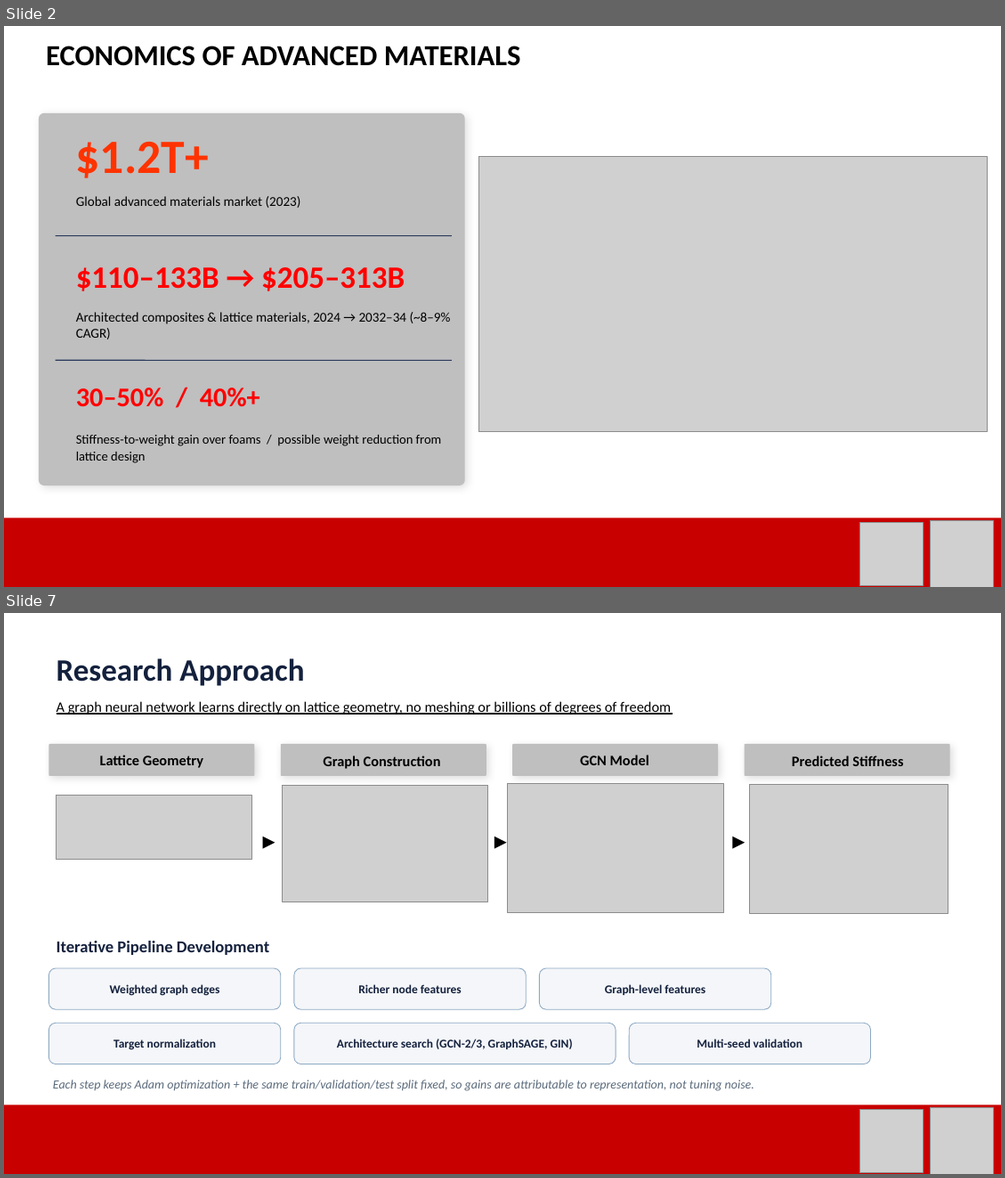
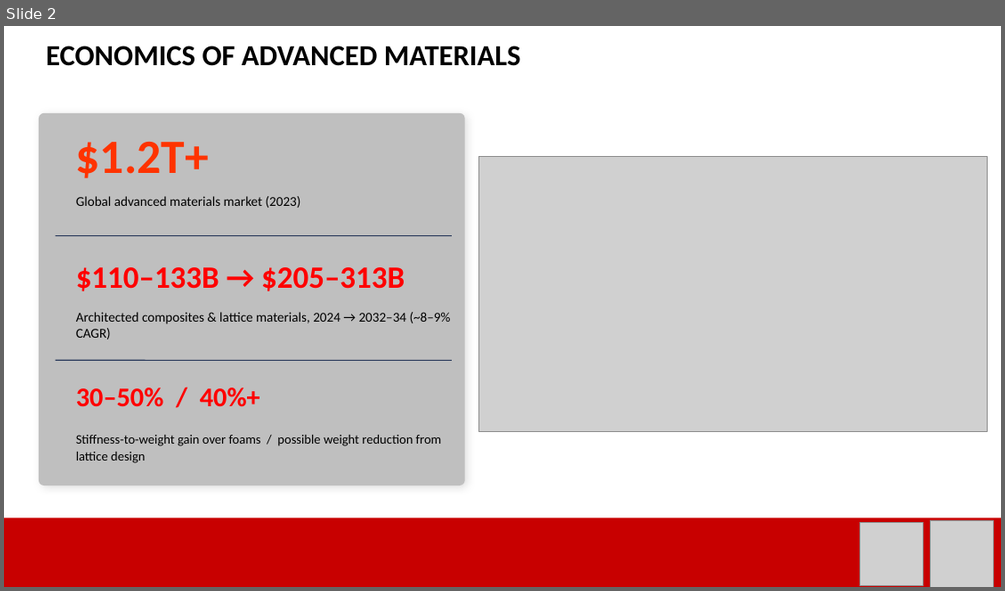
Before and after one commit to aadams2006/NSF-REU-Summer-26, a slide deck: docs/reference_materials/powerpoints/alex adams pres - Copy.pptx. Shown one above the other, each under a label of ours: slides 2 and 7 before the commit, slide 2 after it; the slides between them are not shown. The pictures are 1005x1178 and 1005x591 pixels, drawn with LibreOffice and Linux fonts; fonts in the diff are those of the drawing; grey boxes stand for pictures; background and template pictures are left out. Boxes give left, top, right and bottom in pixels: in the first picture for what was removed or moved away, otherwise in the second. Text is boxed around its words. In the diff, an @@ line names an element or a change of style, - is before the commit and + after.

```diff
--- a/docs/reference_materials/powerpoints/alex adams pres - Copy.pptx
+++ b/docs/reference_materials/powerpoints/alex adams pres - Copy.pptx
@@ slide 7 removed at (x1=4, y1=613, x2=1001, y2=1174), background #FFFFFF; not listed: 1 template element that a slide beside it also shows @@
@@ text removed at (x1=57, y1=658, x2=304, y2=686) @@
-Research Approach
@@ text removed at (x1=57, y1=701, x2=671, y2=714) @@
-A graph neural network learns directly on lattice geometry, no meshing or billions of degrees of freedom
@@ rounded rectangle removed at (x1=48, y1=744, x2=254, y2=776) @@
@@ rectangle removed at (x1=57, y1=745, x2=247, y2=774) @@
-Lattice Geometry
@@ rounded rectangle removed at (x1=281, y1=744, x2=486, y2=776) @@
@@ rounded rectangle removed at (x1=512, y1=744, x2=718, y2=776) @@
@@ rectangle removed at (x1=519, y1=746, x2=710, y2=775) @@
-GCN Model
@@ rounded rectangle removed at (x1=744, y1=744, x2=950, y2=776) @@
@@ rectangle removed at (x1=287, y1=747, x2=477, y2=776) @@
-Graph Construction
@@ rectangle removed at (x1=752, y1=747, x2=943, y2=776) @@
-Predicted Stiffness
@@ picture removed at (x1=57, y1=795, x2=251, y2=859) @@
@@ picture removed at (x1=283, y1=786, x2=488, y2=901) @@
@@ picture removed at (x1=507, y1=784, x2=724, y2=912) @@
@@ picture removed at (x1=750, y1=784, x2=948, y2=915) @@
@@ text removed at (x1=255, y1=823, x2=278, y2=856) @@
-▸
@@ text removed at (x1=487, y1=823, x2=510, y2=856) @@
-▸
@@ text removed at (x1=726, y1=823, x2=749, y2=856) @@
-▸
@@ text removed at (x1=57, y1=941, x2=269, y2=955) @@
-Iterative Pipeline Development
@@ rounded rectangle removed at (x1=48, y1=968, x2=281, y2=1009) @@
@@ text removed at (x1=110, y1=984, x2=219, y2=996) @@
-Weighted graph edges
@@ rounded rectangle removed at (x1=294, y1=968, x2=526, y2=1009) @@
@@ text removed at (x1=358, y1=984, x2=461, y2=993) @@
-Richer node features
@@ rounded rectangle removed at (x1=540, y1=968, x2=771, y2=1009) @@
@@ text removed at (x1=605, y1=984, x2=705, y2=995) @@
-Graph-level features
@@ rounded rectangle removed at (x1=48, y1=1022, x2=281, y2=1064) @@
@@ text removed at (x1=113, y1=1038, x2=216, y2=1050) @@
-Target normalization
@@ rounded rectangle removed at (x1=294, y1=1022, x2=615, y2=1064) @@
@@ text removed at (x1=337, y1=1038, x2=573, y2=1049) @@
-Architecture search (GCN-2/3, GraphSAGE, GIN)
@@ rounded rectangle removed at (x1=629, y1=1022, x2=871, y2=1064) @@
@@ text removed at (x1=696, y1=1038, x2=802, y2=1047) @@
-Multi-seed validation
@@ text removed at (x1=53, y1=1079, x2=754, y2=1091) @@
-Each step keeps Adam optimization + the same train/validation/test split fixed, so gains are attributable to representation, not tuning noise.
@@ picture removed at (x1=859, y1=1110, x2=923, y2=1173) @@
@@ picture removed at (x1=930, y1=1107, x2=994, y2=1174) @@
```
Also in this commit, not shown: 7 slides changed, 1 slide added, 1 other slide removed.
